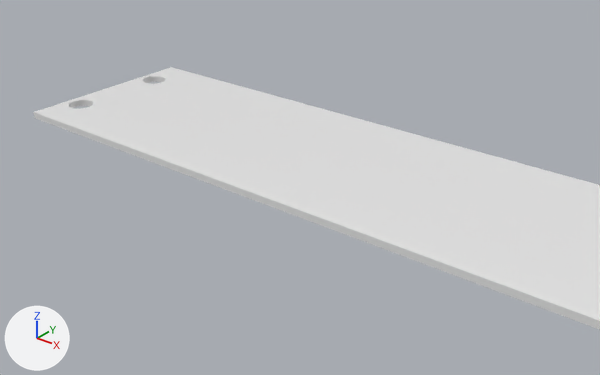
What one commit did to the Blender file LosiMiniT/TopMount/TopMount.blend.
Both versions are drawn from a 50 mm camera at (49.1, -85.9, 47.0) aimed at (-16.9, -3.5, -4.0). The lights are fixed; the arrows at lower left show +X, +Y and +Z. Mesh edges are drawn as thin lines on the coarser meshes.
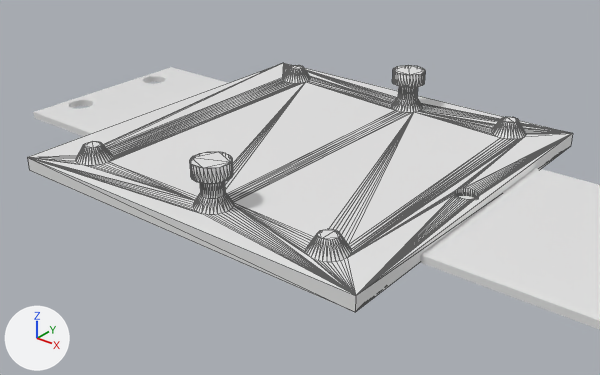
Commit message: Added extra pads for flush horizontal mount

Pixel boxes (x1, y1, x2, y2) of what changed, in the pictures (600 x 375 px):
'MarvelMindMount', added
    after: (27, 63, 573, 312)
'Cube', unchanged, covered by the edit
    both: (33, 67, 600, 330)

The change, as a diff of the scene's bpy script:
```diff
--- a/LosiMiniT/TopMount/TopMount.blend.py
+++ b/LosiMiniT/TopMount/TopMount.blend.py
@@ me_marvelmindmount_001 @@
+me_marvelmindmount_001.from_pydata(...)  # 716 vertices, 1432 faces; spans x -27.5..27.5, y -27.5..27.5, z -1.0..7.0
@@ ob_marvelmindmount @@
+ob_marvelmindmount = bpy.data.objects.new('MarvelMindMount', me_marvelmindmount_001)
+ob_marvelmindmount.location = (-18.0, 0.0, 0.0)
```
